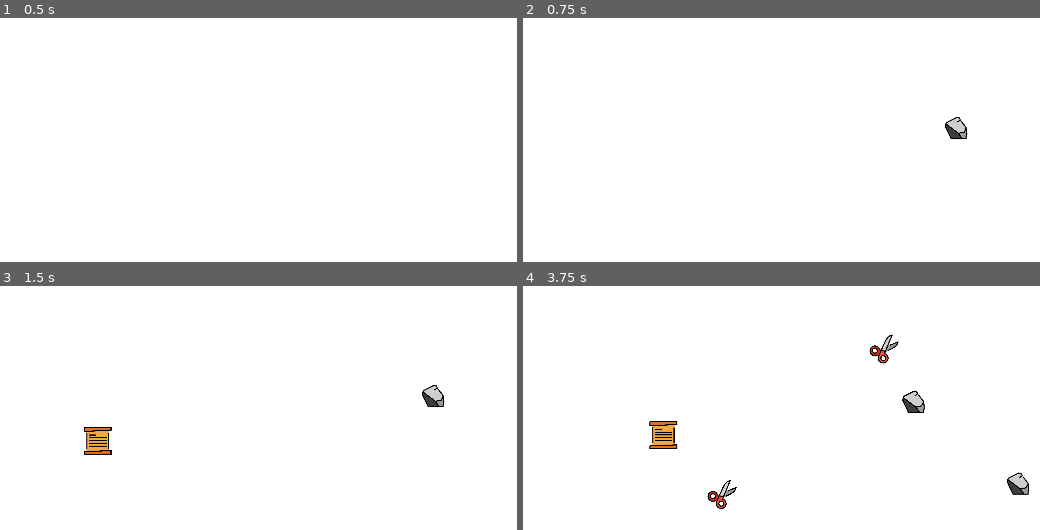
Above: before the commit, frames 1-4 (two rows, left to right).
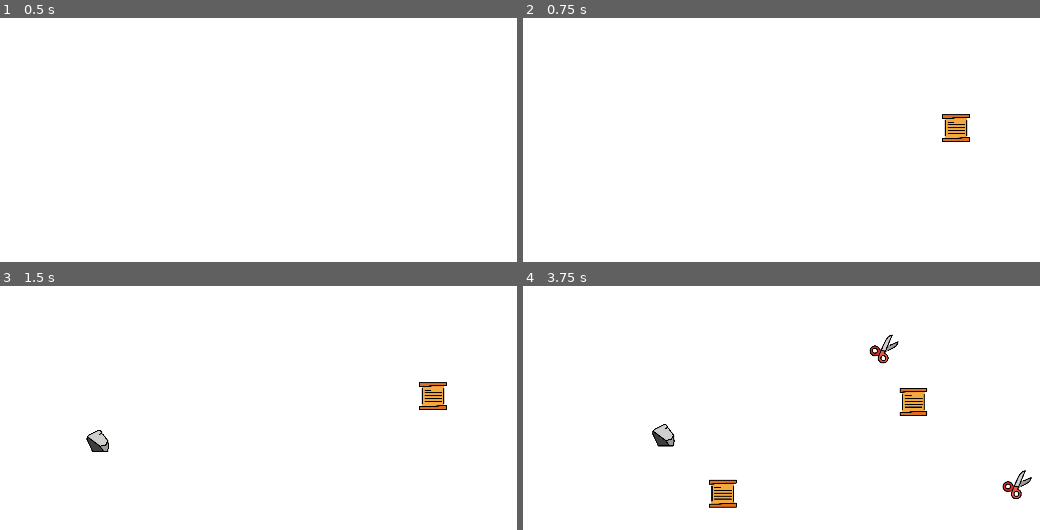
Above: after the commit, the same moments.

Repository: EthanDenny/RockPaperScissors
Game: Godot game, scene res://Main.tscn
Same seed, same stepped clock (60 frames per second), same inputs: the game is played once before the commit and once after it.
Inputs (mouse positions are in pixels of both pictures, inside the frame that each line leads up to):
- Up to frame 1 (0.5 s): no input
- Up to frame 2 (0.75 s): tap Enter at 0.5 s; move the mouse to (957, 127) at 0.52 s; click (957, 127) at 0.6 s
- Up to frame 3 (1.5 s): tap Space at 1.25 s; move the mouse to (98, 442) at 1.27 s; click (98, 442) at 1.35 s
- Up to frame 4 (3.75 s): tap Enter at 2 s; move the mouse to (859, 320) at 2.02 s; right-click (859, 320) at 2.1 s; click (859, 320) at 2.3 s; move the mouse to (740, 508) at 2.77 s; click (740, 508) at 2.85 s; move the mouse to (1019, 486) at 3.52 s; click (1019, 486) at 3.6 s

Frame 1 is identical in both runs. In frame 2, 0.5% of the frame differs, in the area x 81-87%, y 39-51%; in frame 3, 1.1%; in frame 4, 2.0%, in the area x 24-99%, y 41-92%.

Commit message:
Improved randomness of spawning
Spawning previously relied on shuffling the list, which was inefficient. Instead, the new approach simply selects a random index instead.

Diff:
--- a/Main.gd
+++ b/Main.gd
@@ -11,11 +11,14 @@
 ]
 
 
+func _ready():
+	randomize()
+
+
 func _process(delta):
 	if Input.is_action_just_pressed("spawn"):
-		randomize()
-		hands.shuffle()
-		var new_hand = load(hands[0]).instance()
+		var chosen_hand = hands[randi() % len(hands)]
+		var new_hand = load(chosen_hand).instance()
 		new_hand.position = get_global_mouse_position()
 		new_hand.speed = movement_speed
 		add_child(new_hand)
